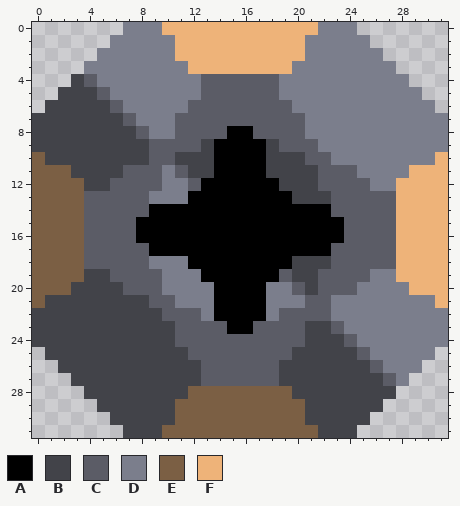
Pixel-art sprite, stored at sprites/blocks/distribution/launching-cannon-base.png. That is the earlier state.
The file is 32x32 pixels.
Palette (. is transparent): A #000000  B #424349  C #5b5c66  D #7b7e8c  E #7b5f44  F #eeb379
Pixels before, first column x 0:
 0 .......DDDFFFFFFFFFFFFDDD.......
 1 ......DDDDDFFFFFFFFFFDDDDD......
 2 .....DDDDDDFFFFFFFFFFDDDDDD.....
 3 ....DDDDDDDDFFFFFFFFDDDDDDDD....
 4 ...BCDDDDDDDDCCCCCCDDDDDDDDDD...
 5 ..BBBCDDDDDDDCCCCCCDDDDDDDDDDD..
 6 .BBBBBCDDDDDCCCCCCCCDDDDDDDDDDD.
 7 BBBBBBBCDDDCCCCCCCCCCDDDDDDDDDDD
 8 BBBBBBBBCDDCCCCAACCCCDDDDDDDDDDD
 9 BBBBBBBBBCCCCBAAAABCCCDDDDDDDDDD
10 EBBBBBBBBCCBBBAAAABBBCCDDDDDDDDF
11 EEEBBBBCCCDCBBAAAABBBBCCCDDDDFFF
12 EEEEBBCCCCDDCAAAAAABBBCCCCDDFFFF
13 EEEECCCCCDDDAAAAAAAABBBCCCCCFFFF
14 EEEECCCCCAAAAAAAAAAAAAACCCCCFFFF
15 EEEECCCCAAAAAAAAAAAAAAAACCCCFFFF
16 EEEECCCCAAAAAAAAAAAAAAAACCCCFFFF
17 EEEECCCCCAAAAAAAAAAAAAACCCCCFFFF
18 EEEECCCCCDDDAAAAAAAABBBCCCCCFFFF
19 EEEEBBCCCCDDDAAAAAACBBCCCCDDFFFF
20 EEEBBBBCCCDDDDAAAADDCBCCCDDDDFFF
21 EBBBBBBBBCCDDDAAAADDDCCDDDDDDDDF
22 BBBBBBBBBBCCCDAAAADCCCCDDDDDDDDD
23 BBBBBBBBBBBCCCCAACCCCBBCDDDDDDDD
24 BBBBBBBBBBBCCCCCCCCCCBBBCDDDDDDD
25 .BBBBBBBBBBBCCCCCCCCBBBBBCDDDDD.
26 ..BBBBBBBBBBBCCCCCCBBBBBBBCDDD..
27 ...BBBBBBBBBBCCCCCCBBBBBBBBCD...
28 ....BBBBBBBBEEEEEEEEBBBBBBBB....
29 .....BBBBBBEEEEEEEEEEBBBBBB.....
30 ......BBBBBEEEEEEEEEEBBBBB......
31 .......BBBEEEEEEEEEEEEBBB.......
And afterwards:
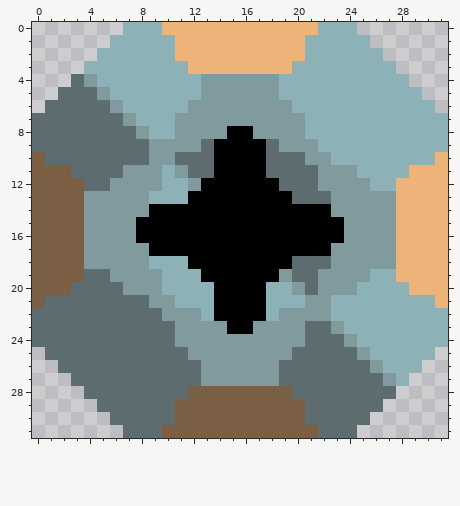
Difference:
Colour B changes from #424349 to #5c6c6f.
Colour C changes from #5b5c66 to #819a9d.
Colour D changes from #7b7e8c to #8cb2b7.
Changed places in both pictures, as pixel boxes (x1, y1, x2, y2):
changed: (32, 22, 448, 438)
